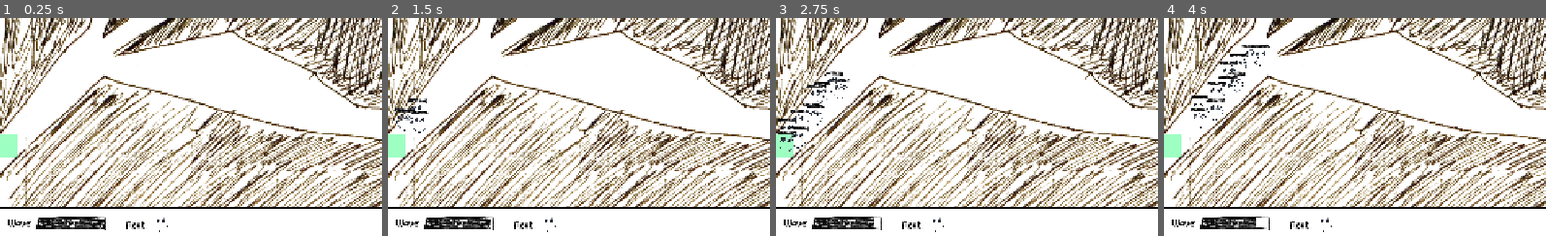
Above: before the commit, frames 1-4 (left to right).
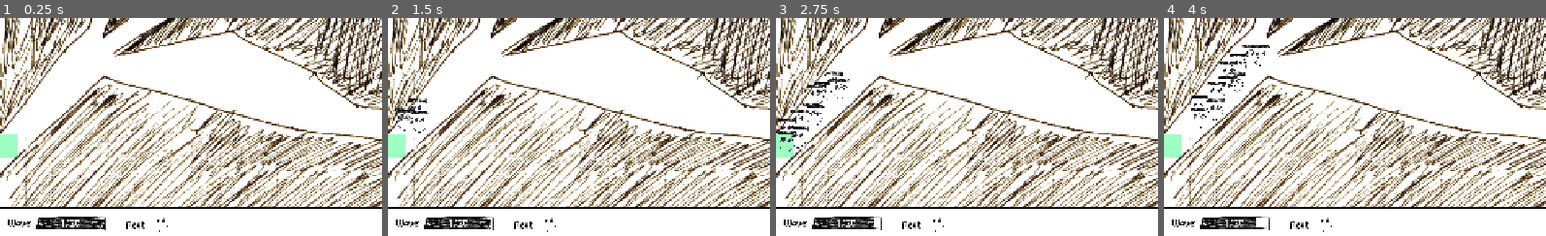
Above: after the commit, the same moments.

Repository: OzuYatamutsu/notebook-tower-defense
Game: Godot game, scene res://levels/level_splits.tscn
The game is run twice, just before and just after one commit, with the same random seed, the same clock (stepped at 60 frames per second) and the same inputs. This scene is started directly instead of the project's main scene. Sound files missing from this copy of the repository are replaced by a short silence.
Inputs:
- Up to frame 1 (0.25 s): no input
- Up to frame 2 (1.5 s): click "SFX: ON" at 0.5 s; click "SFX: OFF" at 1.25 s
- Up to frame 3 (2.75 s): click "Q" at 2 s
- Up to frame 4 (4 s): click "W" at 2.75 s; click "E" at 3.5 s
The pictures show only the part of the screen within x 0-50%, y 50-100%; the shares and areas given below are measured in that part.

The runs differ from the first frame. In frame 1, less than 0.1% of the frame differs, in the area x 15-21%, y 92-96%; in frame 2, less than 0.1%; in frame 3, less than 0.1%; in frame 4, less than 0.1%.

Commit message:
Adjust level_splits mob composition

Diff:
--- a/levels/level_splits.gd
+++ b/levels/level_splits.gd
@@ -4,26 +4,25 @@
 func _init() -> void:
     WAVE_CONTENTS = [
         {"res://mobs/Basic.tscn": 10},
-        {"res://mobs/Basic.tscn": 20},
+        {"res://mobs/Basic.tscn": 10},
         {"res://mobs/Nyoom.tscn": 10},
-        {"res://mobs/Nyoom.tscn": 20},
+        {"res://mobs/Nyoom.tscn": 5},
         {"res://mobs/BigBoss.tscn": 1},
-        {"res://mobs/Basic.tscn": 20, "res://mobs/FatOne.tscn": 10},
-        {"res://mobs/Basic.tscn": 50},
-        {"res://mobs/Nyoom.tscn": 50},
+        {"res://mobs/Basic.tscn": 10, "res://mobs/FatOne.tscn": 10},
+        {"res://mobs/Basic.tscn": 15},
+        {"res://mobs/Nyoom.tscn": 10},
         {"res://mobs/BigBoss.tscn": 1, "res://mobs/FatOne.tscn": 10},
         {"res://mobs/FatOne.tscn": 25},
-        {"res://mobs/Basic.tscn": 100},
+        {"res://mobs/Basic.tscn": 25},
+        {"res://mobs/FatOne.tscn": 25},
+        {"res://mobs/Nyoom.tscn": 20, "res://mobs/Basic.tscn": 50},
+        {"res://mobs/Nyoom.tscn": 20, "res://mobs/FatOne.tscn": 25},
+        {"res://mobs/Basic.tscn": 35, "res://mobs/Nyoom.tscn": 20, "res://mobs/FatOne.tscn": 35},
+        {"res://mobs/Basic.tscn": 50},
         {"res://mobs/FatOne.tscn": 50},
-        {"res://mobs/Nyoom.tscn": 50, "res://mobs/Basic.tscn": 50},
-        {"res://mobs/Nyoom.tscn": 50, "res://mobs/FatOne.tscn": 25},
-        {"res://mobs/Basic.tscn": 50, "res://mobs/Nyoom.tscn": 50, "res://mobs/FatOne.tscn": 50},
-        {"res://mobs/Basic.tscn": 100},
-        {"res://mobs/Nyoom.tscn": 100},
-        {"res://mobs/FatOne.tscn": 100},
-        {"res://mobs/Basic.tscn": 100, "res://mobs/Nyoom.tscn": 100, "res://mobs/FatOne.tscn": 100},
-        {"res://mobs/BigBoss.tscn": 5, "res://mobs/Basic.tscn": 100, "res://mobs/Nyoom.tscn": 100, "res://mobs/FatOne.tscn": 100},
-        {"res://mobs/BigBoss.tscn": 10}
+        {"res://mobs/Basic.tscn": 35, "res://mobs/Nyoom.tscn": 35, "res://mobs/FatOne.tscn": 35},
+        {"res://mobs/BigBoss.tscn": 1, "res://mobs/Basic.tscn": 35, "res://mobs/Nyoom.tscn": 35, "res://mobs/FatOne.tscn": 35},
+        {"res://mobs/Basic.tscn": 55, "res://mobs/Nyoom.tscn": 55, "res://mobs/FatOne.tscn": 55},
     ]
 
 func _ready():
